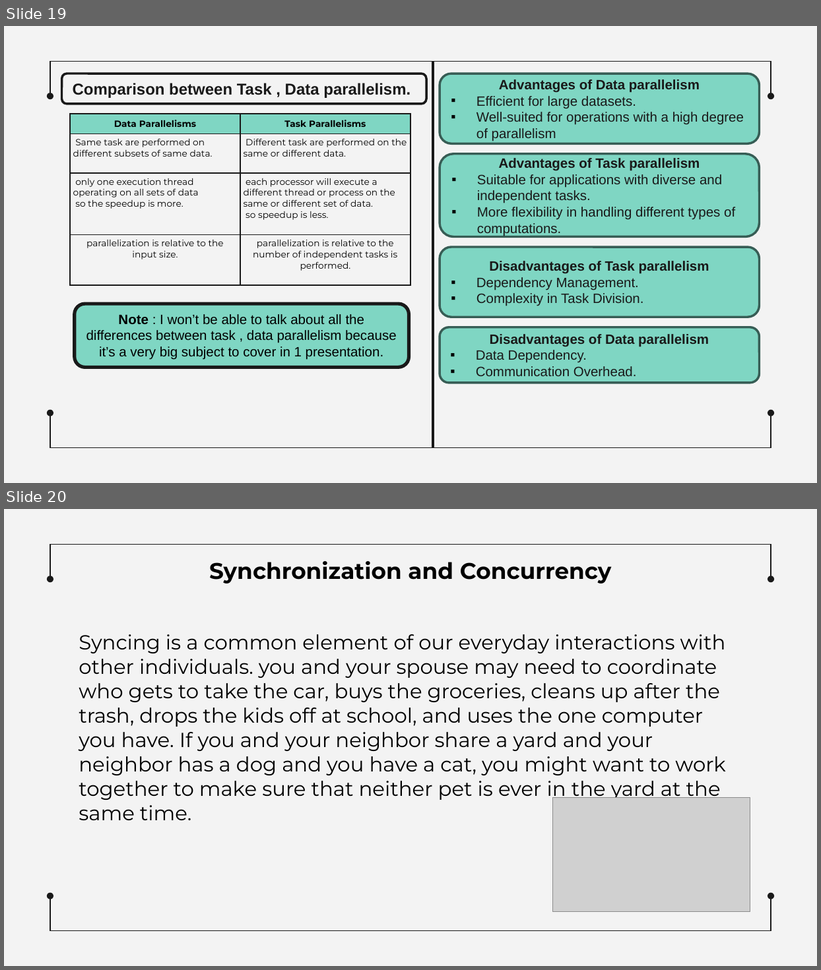
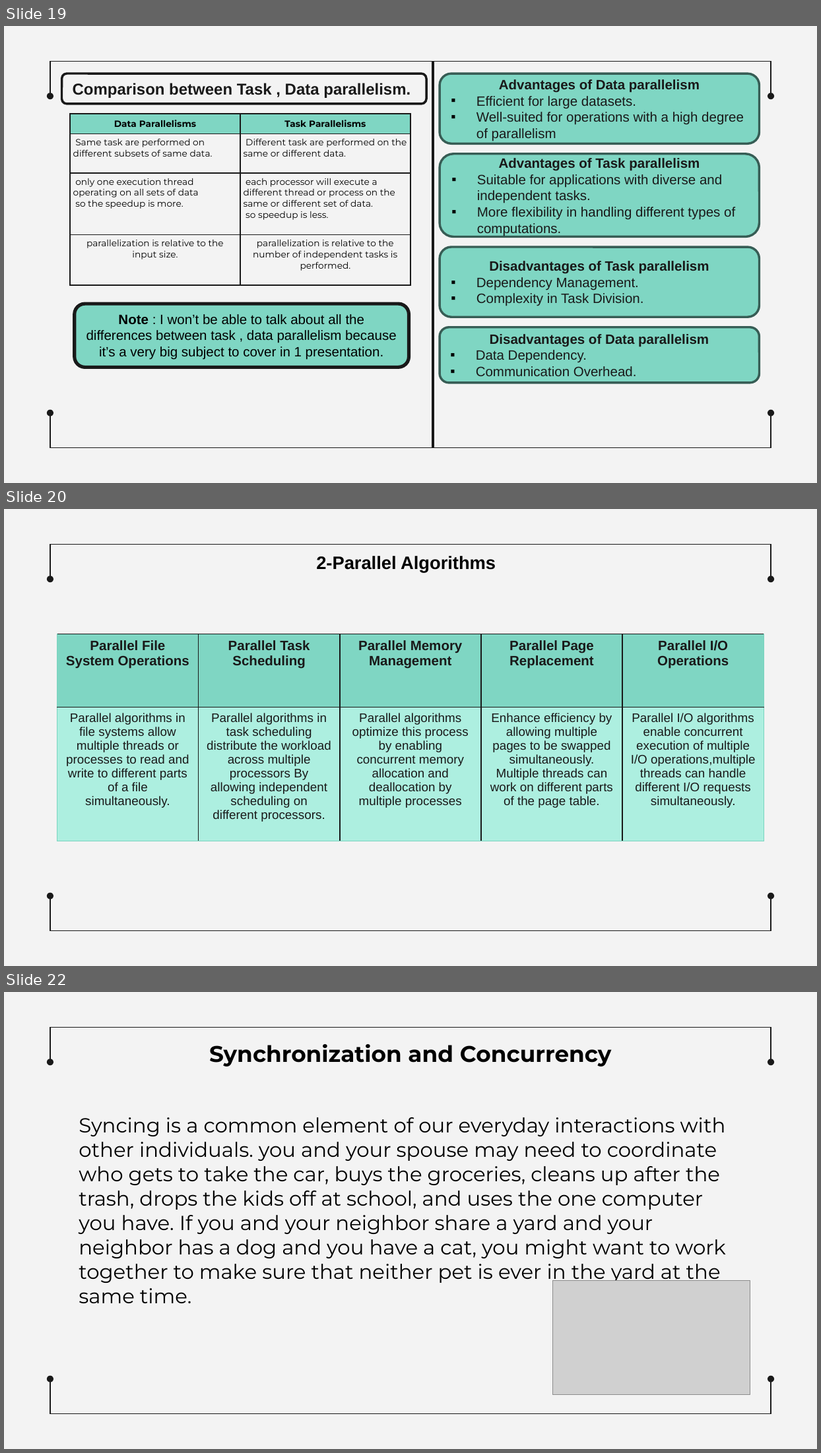
Before and after one commit to MahmoudEssam707/Operating-System, a slide deck: Presentaion on Shared Memory Machines/Sharing Memory Machines Gowely edit.pptx. Shown one above the other, each under a label of ours: slides 19 and 20 before the commit, slides 19, 20 and 22 after it; the slides between them are not shown. The pictures are 821x970 and 821x1453 pixels, drawn with LibreOffice and Linux fonts; fonts in the diff are those of the drawing; grey boxes stand for pictures. Boxes give left, top, right and bottom in pixels: in the first picture for what was removed or moved away, otherwise in the second. Text is boxed around its words. In the diff, an @@ line names an element or a change of style, - is before the commit and + after.

Commit message:
Task done

```diff
--- a/Presentaion on Shared Memory Machines/Sharing Memory Machines Gowely edit.pptx
+++ b/Presentaion on Shared Memory Machines/Sharing Memory Machines Gowely edit.pptx
@@ slide 20 added at (4, 509, 817, 966), background #F3F3F3; not listed: 6 template elements that a slide beside it also shows @@
@@ text added at (316, 556, 496, 573), 16 pt, text #000000, bold @@
+2-Parallel Algorithms
@@ table added at (57, 634, 764, 842), 2 rows, 5 columns @@
+Parallel File System Operations | Parallel Task Scheduling | Parallel Memory Management | Parallel Page Replacement | Parallel I/O Operations
+Parallel algorithms in file systems allow multiple threads or processes to read and write to different parts of a file simultaneously. | Parallel algorithms in task scheduling distribute the workload across multiple processors By allowing independent scheduling on different processors. | Parallel algorithms optimize this process by enabling concurrent memory allocation and deallocation by multiple processes | Enhance efficiency by allowing multiple pages to be swapped simultaneously. Multiple threads can work on different parts of the page table. | Parallel I/O algorithms enable concurrent execution of multiple I/O operations,multiple threads can handle different I/O requests simultaneously.
@@ what was slide 20 is now slide 22 @@
```
Also in this commit, not shown: 4 slides changed, 1 other slide added.
